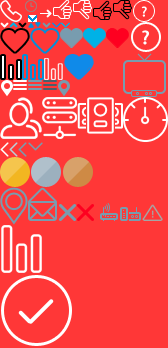
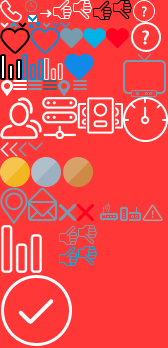
Comparing the layer stacks of the two 168px x 348px images. Changes:
added layer "Слой 166" above "Слой 167" over (x1=59, y1=246, x2=78, y2=266)
added layer "Слой 167" above "Слой 165" over (x1=73, y1=80, x2=87, y2=90)
added layer "Слой 165" above "Слой 164" over (x1=78, y1=246, x2=97, y2=266)
added layer "Слой 164" above "Слой 162" over (x1=59, y1=225, x2=78, y2=245)
added layer "Слой 162" above "Слой 1544 копия 4" over (x1=78, y1=225, x2=97, y2=245)
